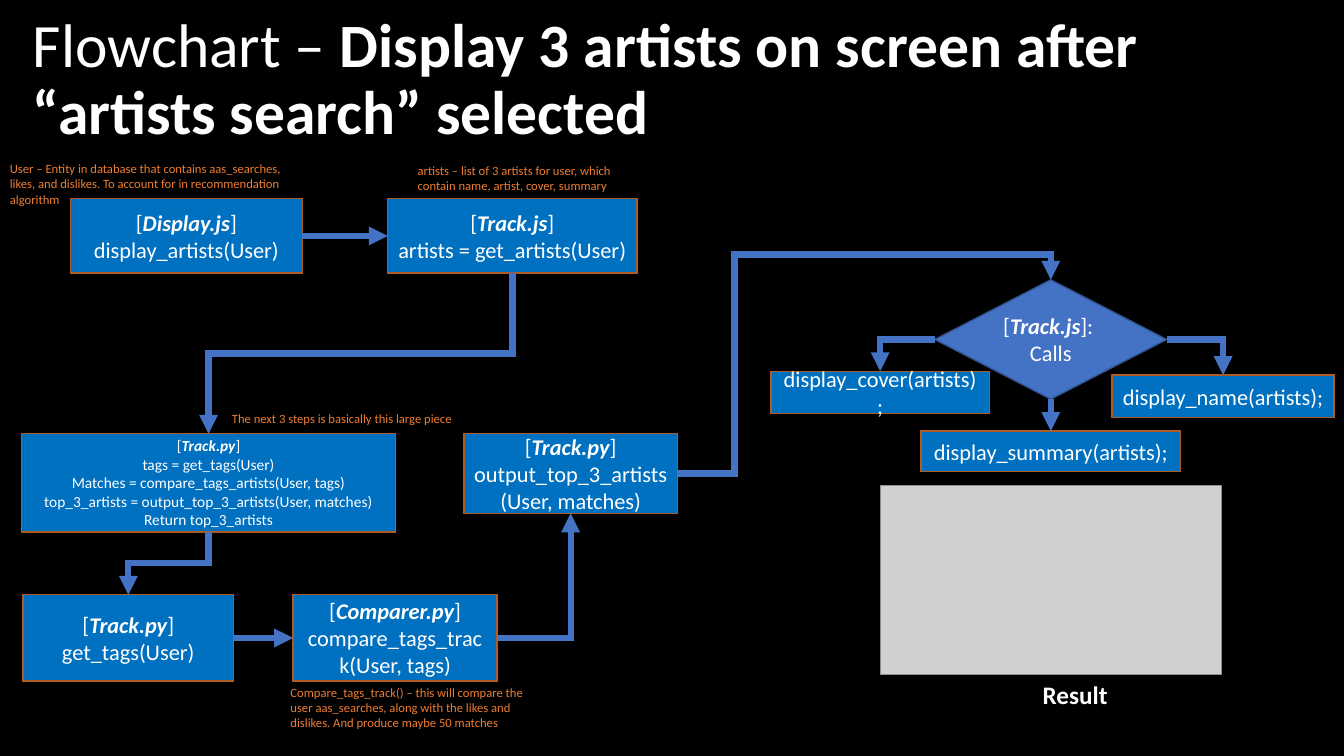
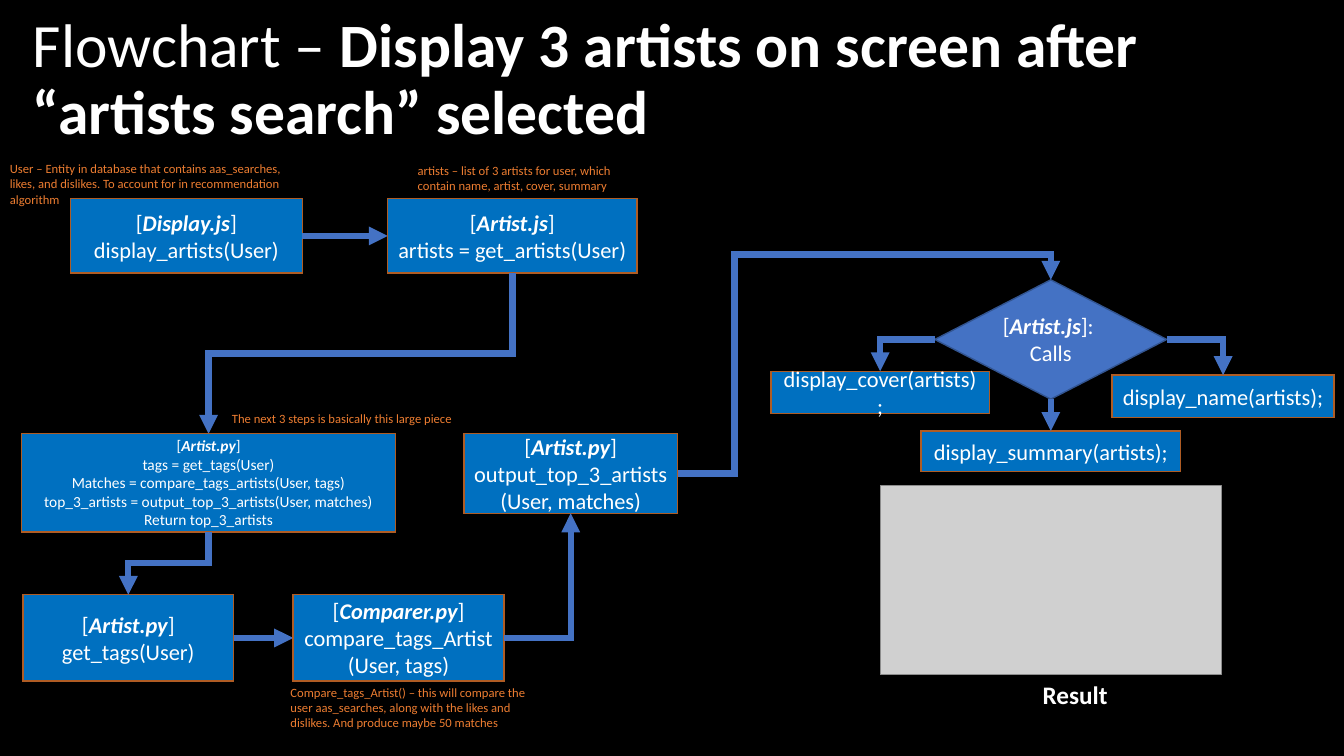
Before and after one commit to comp195/SongSurf, a slide deck: slide 4 of Documentation/functionality_flow.pptx. Drawn at 1344x756 pixels with LibreOffice and Linux fonts; fonts in the diff are those of the drawing; grey boxes stand for pictures. Boxes give left, top, right and bottom in pixels: in the first picture for what was removed or moved away, otherwise in the second. Text is boxed around its words. In the diff, an @@ line names an element or a change of style, - is before the commit and + after.

```diff
--- a/Documentation/functionality_flow.pptx
+++ b/Documentation/functionality_flow.pptx
@@ text in rectangle at box(398, 214, 626, 262): text changed @@
-[Track.js]
-artists = get_artists(User)
+[Artist.js]
+artists = get_artists(User)
@@ text in diamond at box(1003, 318, 1094, 361): text changed; bold on; italic on @@
-[Track.js]:
-Calls
+[Artist.js]:
+Calls
@@ text in rectangle at box(143, 440, 275, 473): text changed @@
-[Track.py]
-tags = get_tags(User)
+[Artist.py]
+tags = get_tags(User)
@@ text in rectangle at box(524, 438, 617, 459): text changed @@
-[Track.py]
+[Artist.py]
@@ elbow arrow moved from (497, 638) - (571, 513) to (504, 638) - (571, 513) @@
@@ rectangle "[Comparer.py] compare_tags_Artist(User, tags)": place and size @@
-rectangle "[Comparer.py] compare_tags_Artist(User, tags)" at box(293, 595, 497, 682)
+rectangle "[Comparer.py] compare_tags_Artist(User, tags)" at box(293, 595, 504, 682)
@@ text in rectangle at box(62, 616, 194, 664): text changed @@
-[Track.py]
-get_tags(User)
+[Artist.py]
+get_tags(User)
@@ text in rectangle at box(304, 602, 492, 677): text changed @@
-[Comparer.py]
-compare_tags_track(User, tags)
+[Comparer.py]
+compare_tags_Artist(User, tags)
@@ text at box(290, 688, 525, 729): text changed @@
-Compare_tags_track() – this will compare the user aas_searches, along with the likes and dislikes. And produce maybe 50 matches
+Compare_tags_Artist() – this will compare the user aas_searches, along with the likes and dislikes. And produce maybe 50 matches
```
Also in this commit, not shown: 2 other slides changed, 3 other files.
